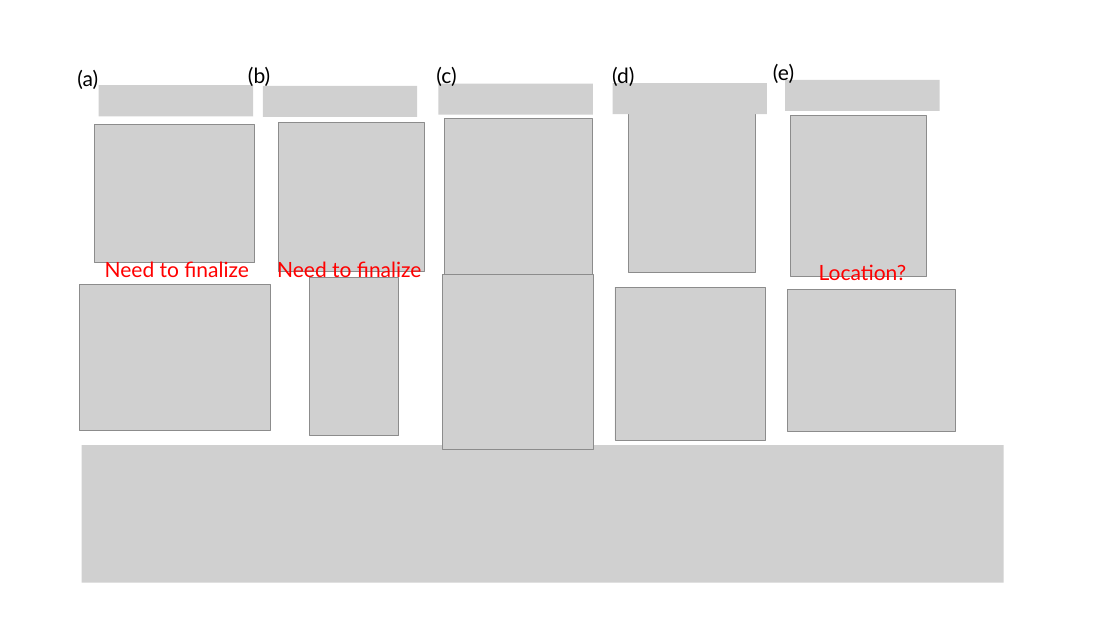
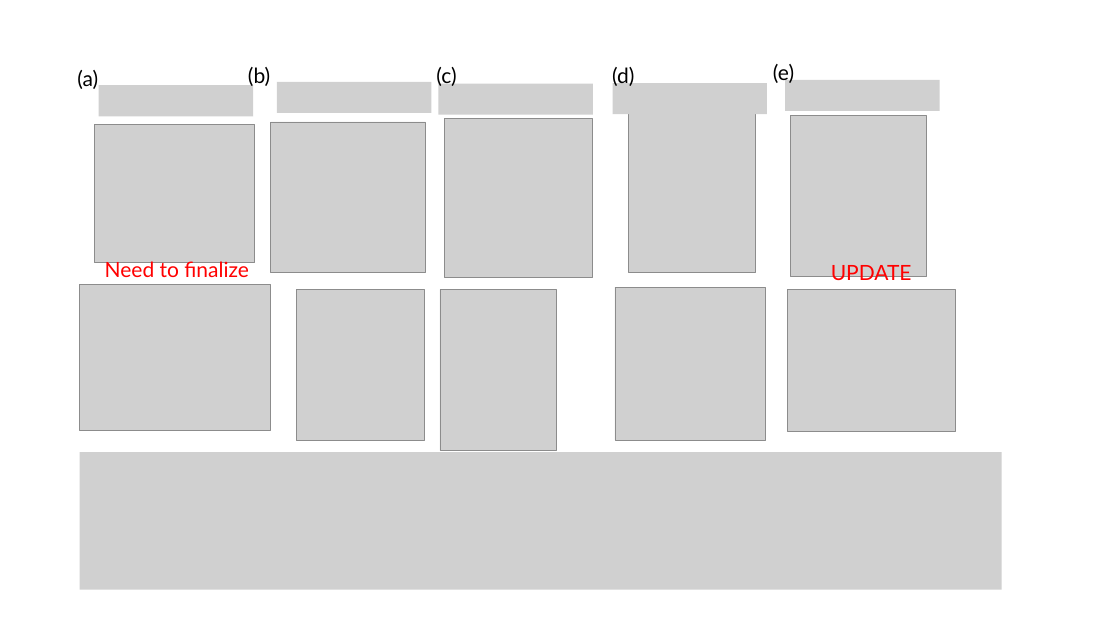
Before and after one commit to tyokokur/presentations, a slide deck: slide 5 of SYSG3_paper.pptx. Drawn at 1120x630 pixels with LibreOffice and Linux fonts; fonts in the diff are those of the drawing; grey boxes stand for pictures. Boxes give left, top, right and bottom in pixels: in the first picture for what was removed or moved away, otherwise in the second. Text is boxed around its words. In the diff, an @@ line names an element or a change of style, - is before the commit and + after.

```diff
--- a/SYSG3_paper.pptx
+++ b/SYSG3_paper.pptx
@@ picture: place and size @@
-picture at (263,86,418,117)
+picture at (277,82,432,113)
@@ picture: place and size @@
-picture at (279,123,424,271)
+picture at (271,122,425,272)
@@ text removed at (277,259,422,282) @@
-Need to finalize
@@ text at (831,265,912,285): text changed @@
-Location?
+UPDATE
@@ picture: place and size @@
-picture at (310,278,400,436)
+picture at (297,290,424,441)
@@ picture: place and size @@
-picture at (443,275,594,450)
+picture at (440,290,556,451)
@@ picture: place and size @@
-picture at (82,445,1004,583)
+picture at (80,452,1002,590)
```
Also in this commit, not shown: 3 other slides changed.
